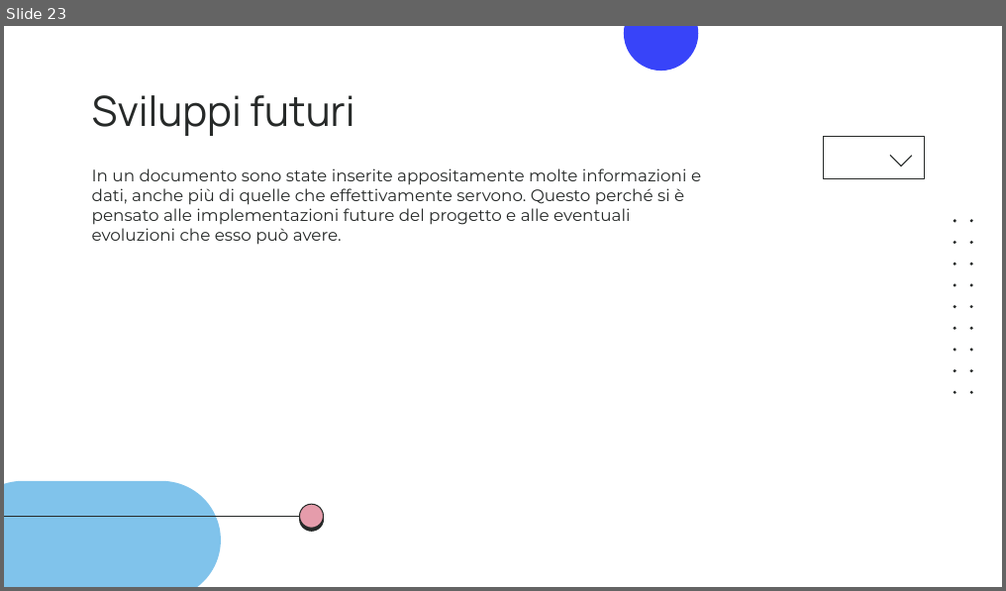
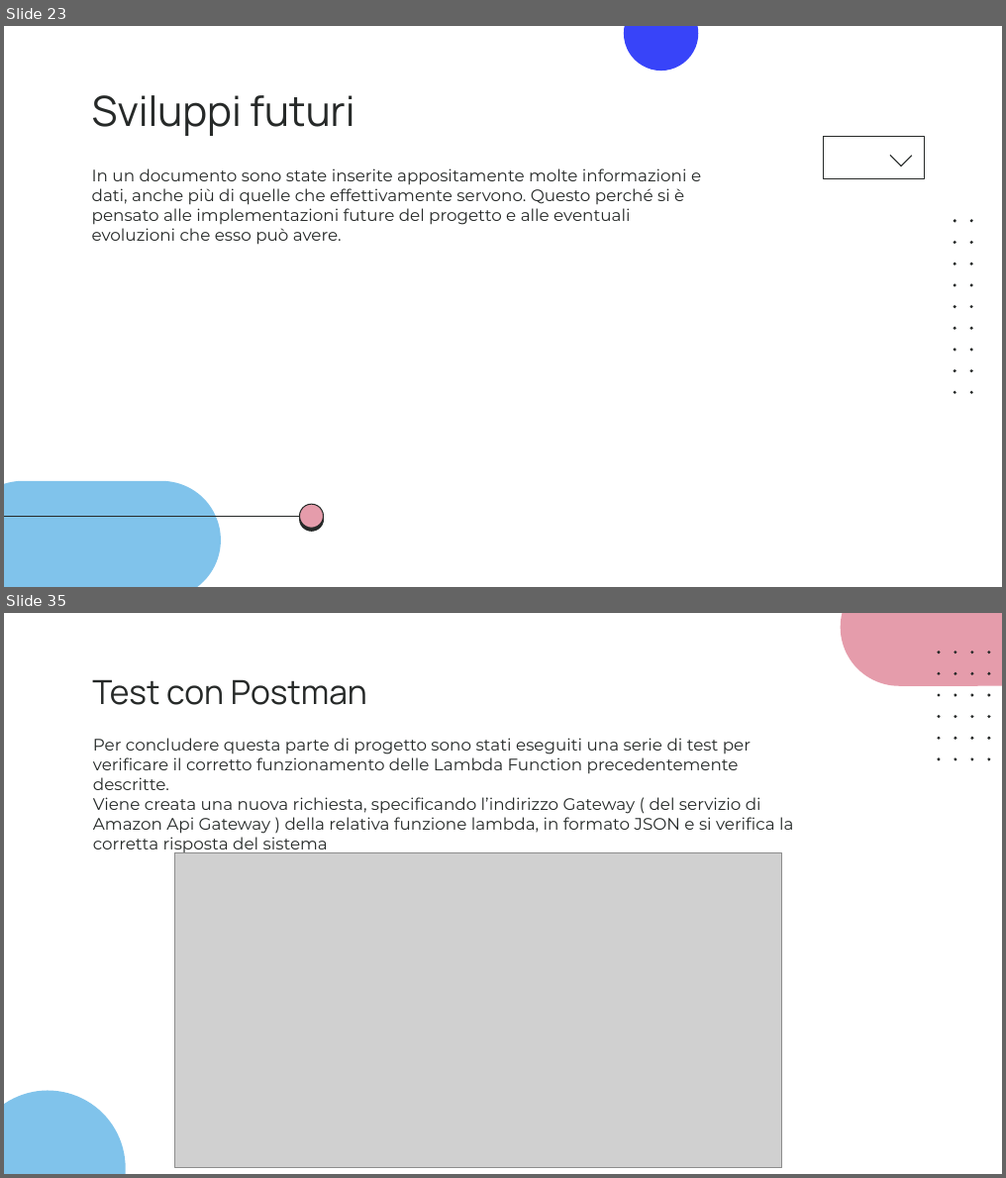
Before and after one commit to giotentori/unibg_cloud_and_mobile, a slide deck: Progetto_TCM/Progetto3.0/CommuniTEDx_3.0.pptx. Shown one above the other, each under a label of ours: slide 23 before the commit, slides 23 and 35 after it; the slides between them are not shown. The pictures are 1006x591 and 1006x1178 pixels, drawn with LibreOffice and Linux fonts; fonts in the diff are those of the drawing; grey boxes stand for pictures. Boxes give left, top, right and bottom in pixels: in the first picture for what was removed or moved away, otherwise in the second. Text is boxed around its words. In the diff, an @@ line names an element or a change of style, - is before the commit and + after.

```diff
--- a/Progetto_TCM/Progetto3.0/CommuniTEDx_3.0.pptx
+++ b/Progetto_TCM/Progetto3.0/CommuniTEDx_3.0.pptx
@@ slide 35 added at [4, 613, 1002, 1174], background #FFFFFF @@
@@ group added at [4, 613, 1002, 1174]: 24 freeform shapes, 2 rounded rectangles @@
@@ title added at [92, 679, 367, 705], 24 pt, text #262928 @@
+Test con Postman
@@ text added at [93, 738, 793, 855], 12 pt, text #252928 @@
+Per concludere questa parte di progetto sono stati eseguiti una serie di test per verificare il corretto funzionamento delle Lambda Function precedentemente descritte.
+Viene creata una nuova richiesta, specificando l’indirizzo Gateway ( del servizio di Amazon Api Gateway ) della relativa funzione lambda, in formato JSON e si verifica la corretta risposta del sistema
@@ picture added at [175, 854, 782, 1167] @@
```
Also in this commit, not shown: 6 slides changed, 10 other slides added, 5 other files.
